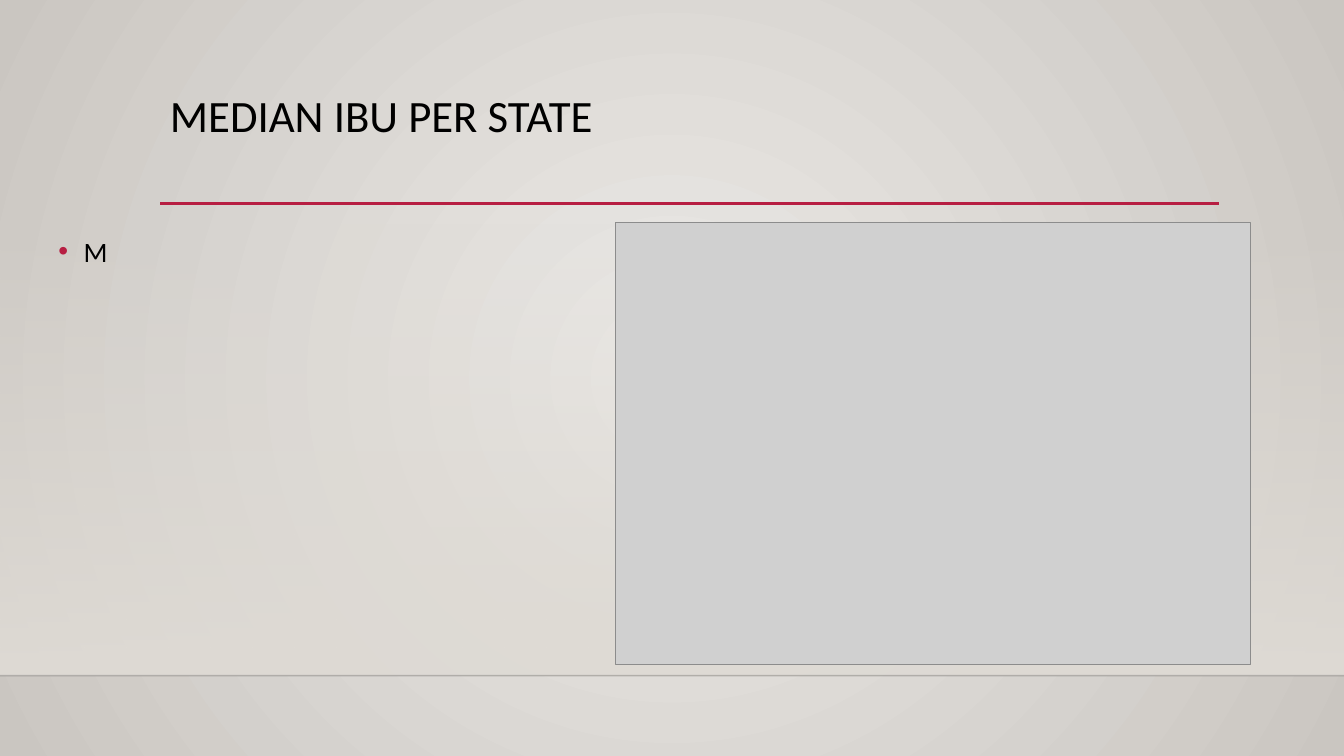
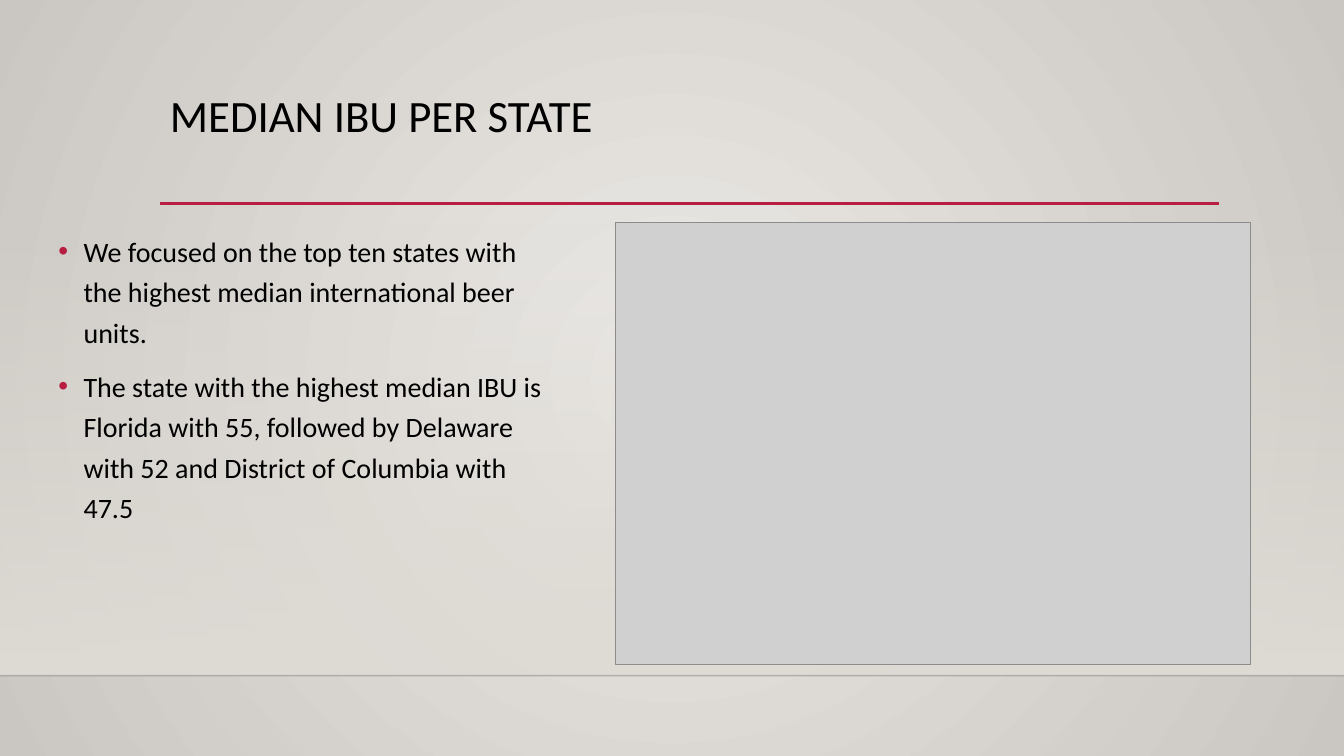
Before and after one commit to sajmera9/BeerCaseStudy1, a slide deck: slide 5 of CaseStudy1_Final_Presentation.pptx. Drawn at 1344x756 pixels with LibreOffice and Linux fonts; fonts in the diff are those of the drawing; grey boxes stand for pictures; background and template pictures are left out. Boxes give left, top, right and bottom in pixels: in the first picture for what was removed or moved away, otherwise in the second. Text is boxed around its words. In the diff, an @@ line names an element or a change of style, - is before the commit and + after.

```diff
--- a/CaseStudy1_Final_Presentation.pptx
+++ b/CaseStudy1_Final_Presentation.pptx
@@ text at [84, 242, 541, 518]: text changed @@
-• M
+• We focused on the top ten states with the highest median international beer units.
+• The state with the highest median IBU is Florida with 55, followed by Delaware with 52 and District of Columbia with 47.5
```
Also in this commit, not shown: 3 other slides changed, 3 other files.
